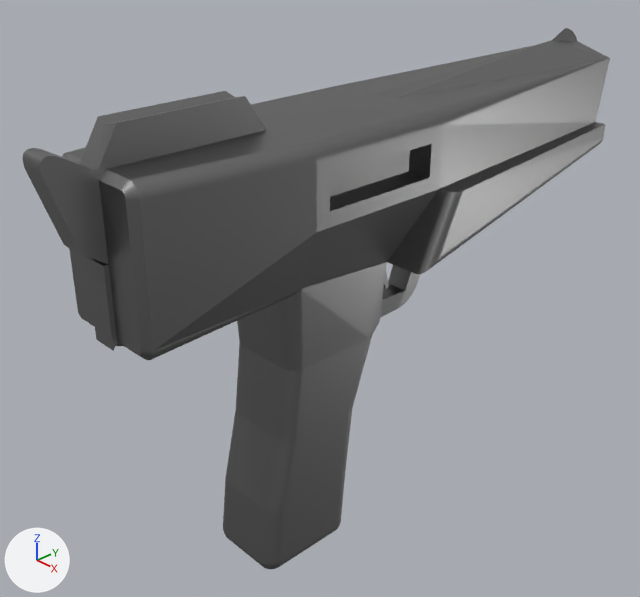
The Blender file models/arm_handgun.blend, before and after one commit.
Camera for both pictures: a 50 mm camera at (0.155, -0.142, 0.075) aimed at (-0.01, 0.013, -0.037). Arrows for +X, +Y and +Z are at lower left; the lights stay in place.

The older version as bpy lines, for what is in view:
```python
mat_material_001 = principled_material('Material.001')
mat_material_001.base_color = (0.26, 0.26, 0.26)  # grey #8b8b8b
mat_material_001.metallic = 1.0
mat_material_001.roughness = 0.404
me_cube = bpy.data.meshes.new('Cube')
me_cube.from_pydata(...)  # 1838 vertices, 3661 faces; spans x -1.27..1.25, y -1.59..7.89, z -5.09..1.43
me_cube.materials.append(mat_material_001)  # grey #8b8b8b
ob_cube = bpy.data.objects.new('Cube', me_cube)
ob_cube.location = (0.0, -0.0392, 0.0)
ob_cube.scale = (0.02, 0.02, 0.02)
```
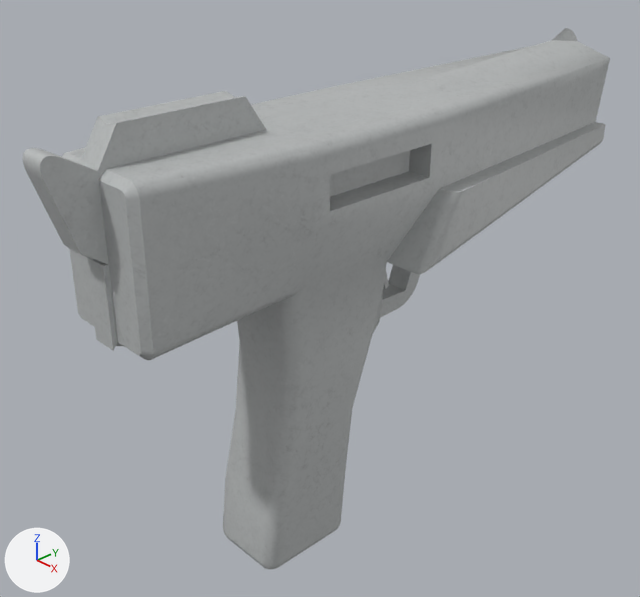
Boxes (x1, y1, x2, y2) around the edits, measured in the pictures (640 x 597 px; the box of a moved part takes in the faces that stretch with it):
'Cube', surface changed: (23, 28, 610, 569) in both
part 1 of me_cube, moved or reshaped: (380, 265, 420, 318) in both
part 2 of me_cube, shading changed: (23, 28, 610, 569) in both

What changed in the scene script:
```text
Add img_metal041a_2k_color_png:
    img_metal041a_2k_color_png = load_image('Metal041A_2K_Color.png', '../textures/Metal041A_2K-PNG/Metal041A_2K_Color.png', 2048, 2048, 'sRGB')
Change mat_material_001:
    remove mat_material_001.base_color = (0.26, 0.26, 0.26)  # grey #8b8b8b
    mat_material_001.metallic: 1.0 -> 0.0
    mat_material_001.roughness: 0.404 -> 0.5
    add mat_material_001.texture = img_metal041a_2k_color_png
Change me_cube:
    where me_cube.from_pydata(...)  # 1838 vertices, 3661 faces; spans x -1.27..1.25, y -1.59..7.89, z -5.09..1.43
    used by ob_cube; location = (0.0, -0.0392, 0.0); scale = (0.02, 0.02, 0.02)
    me_cube part 1
    105 faces are deleted
    105 new faces join them
    me_cube part 2: 3661 kept faces spanning x -1.27..1.25, y -1.59..7.89, z -5.09..1.43 are now shaded smooth
```
